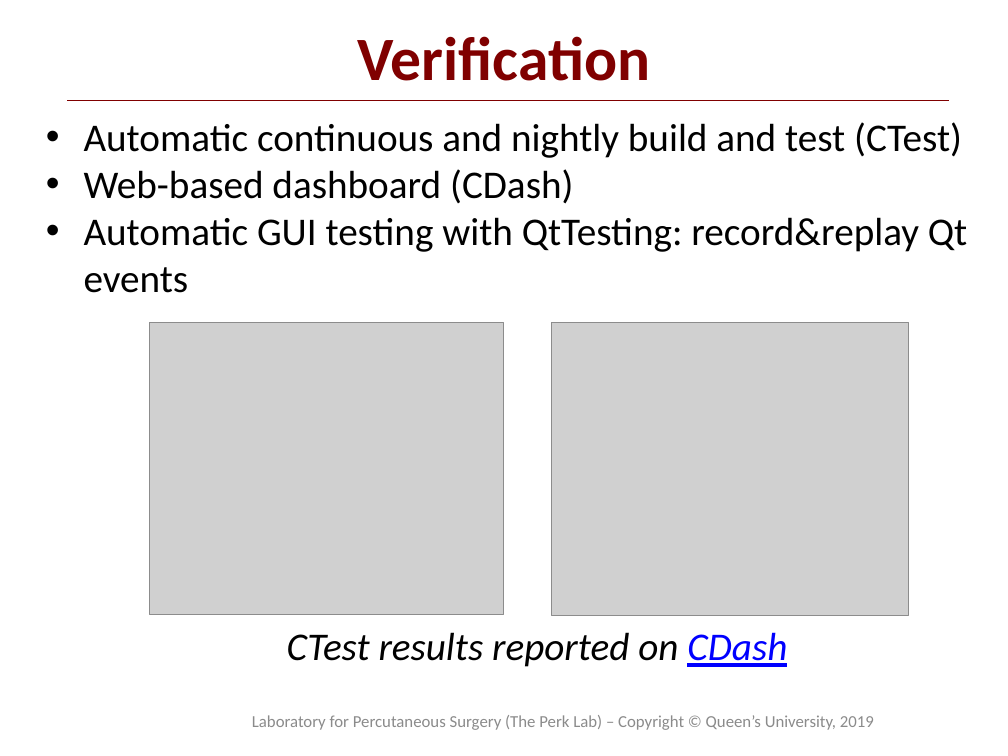
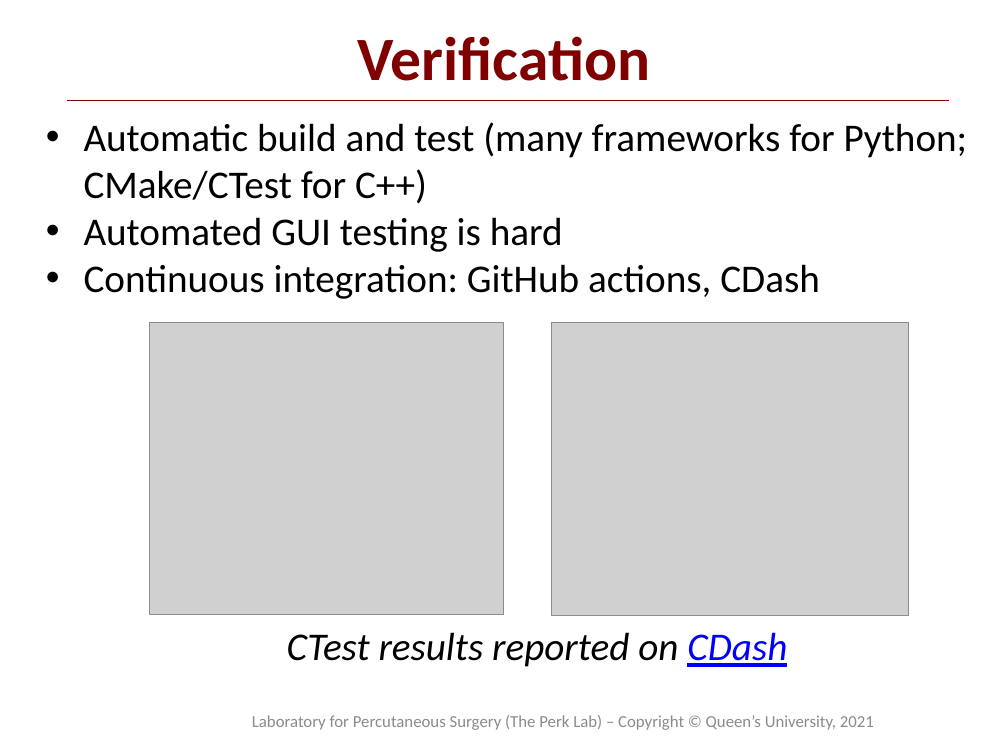
Before and after one commit to PerkLab/PerkLabBootcamp, a slide deck: slide 9 of Doc/day1_1_PerkLabResearchMethodology.pptx (slide 8 before the commit). Drawn at 1008x756 pixels with LibreOffice and Linux fonts; fonts in the diff are those of the drawing; grey boxes stand for pictures; background and template pictures are left out. Boxes give left, top, right and bottom in pixels: in the first picture for what was removed or moved away, otherwise in the second. Text is boxed around its words. In the diff, an @@ line names an element or a change of style, - is before the commit and + after.

```diff
--- a/Doc/day1_1_PerkLabResearchMethodology.pptx
+++ b/Doc/day1_1_PerkLabResearchMethodology.pptx
@@ text at [84,122,968,299]: text changed @@
-• Automatic continuous and nightly build and test (CTest)
-• Web-based dashboard (CDash)
-• Automatic GUI testing with QtTesting: record&replay Qt events
+• Automatic build and test (many frameworks for Python; CMake/CTest for C++)
+• Automated GUI testing is hard
+• Continuous integration: GitHub actions, CDash
@@ text at [252,715,874,730]: text changed @@
-Laboratory for Percutaneous Surgery (The Perk Lab) – Copyright © Queen’s University, 2019
+Laboratory for Percutaneous Surgery (The Perk Lab) – Copyright © Queen’s University, 2021
```
Also in this commit, not shown: 10 other slides changed, 2 slides added, 1 slide removed, 6 other files.
